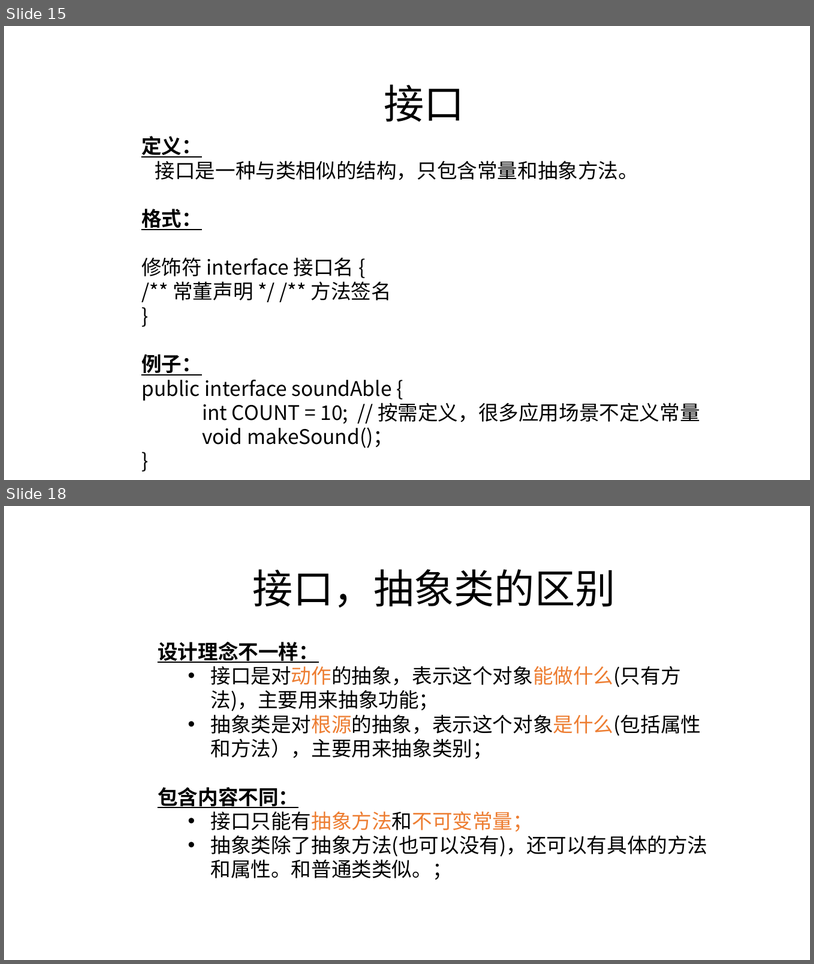
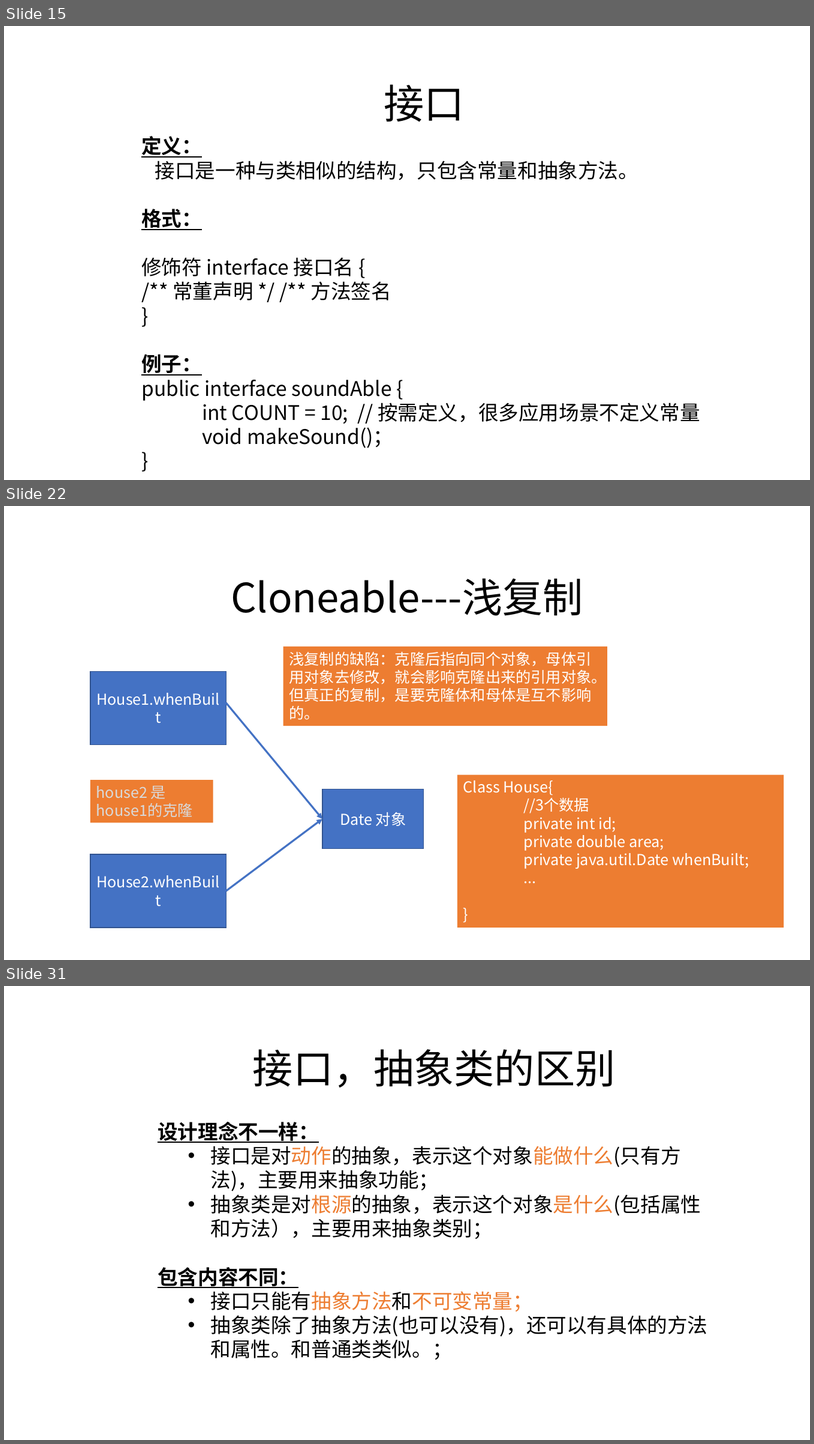
Before and after one commit to zjyesir/hmc_java_1, a slide deck: ppt/12.抽象类和接口.pptx. Shown one above the other, each under a label of ours: slides 15 and 18 before the commit, slides 15, 22 and 31 after it; the slides between them are not shown. The pictures are 814x964 and 814x1444 pixels, drawn with LibreOffice and Linux fonts; fonts in the diff are those of the drawing; background and template pictures are left out. Boxes give left, top, right and bottom in pixels: in the first picture for what was removed or moved away, otherwise in the second. Text is boxed around its words. In the diff, an @@ line names an element or a change of style, - is before the commit and + after.

```diff
--- a/ppt/12.抽象类和接口.pptx
+++ b/ppt/12.抽象类和接口.pptx
@@ slide 22 added at [4, 506, 810, 960], background picture (left out) @@
@@ text added at [231, 578, 584, 616], 48 pt, text #000000 @@
+Cloneable---浅复制
@@ rectangle added at [284, 646, 608, 726], fill #ED7D31, 18 pt, text #FFFFFF @@
+浅复制的缺陷：克隆后指向同个对象，母体引用对象去修改，就会影响克隆出来的引用对象。
+但真正的复制，是要克隆体和母体是互不影响的。
@@ rectangle added at [90, 671, 227, 744], fill #4472C4, outline #325491 1 pt, 18 pt, text #FFFFFF @@
+House1.whenBuilt
@@ arrow added from (226, 703) to (323, 819), #4472C4 2.25 pt @@
@@ rectangle added at [458, 775, 785, 927], fill #ED7D31, 18 pt, text #FFFFFF @@
+Class House{
+//3个数据
+private int id;
+private double area;
+private java.util.Date whenBuilt;
+...
+}
@@ rectangle added at [90, 780, 213, 823], fill #ED7D31, 18 pt, text #D9D9D9 @@
+house2 是 house1的克隆
@@ rectangle added at [323, 789, 424, 849], fill #4472C4, outline #325491 1 pt, 18 pt, text #FFFFFF @@
+Date 对象
@@ arrow added from (226, 891) to (323, 819), #4472C4 2.25 pt @@
@@ rectangle added at [90, 854, 227, 927], fill #4472C4, outline #325491 1 pt, 18 pt, text #FFFFFF @@
+House2.whenBuilt
@@ what was slide 18 is now slide 31 @@
```
Also in this commit, not shown: 1 slide changed, 13 other slides added, 2 slides removed.
